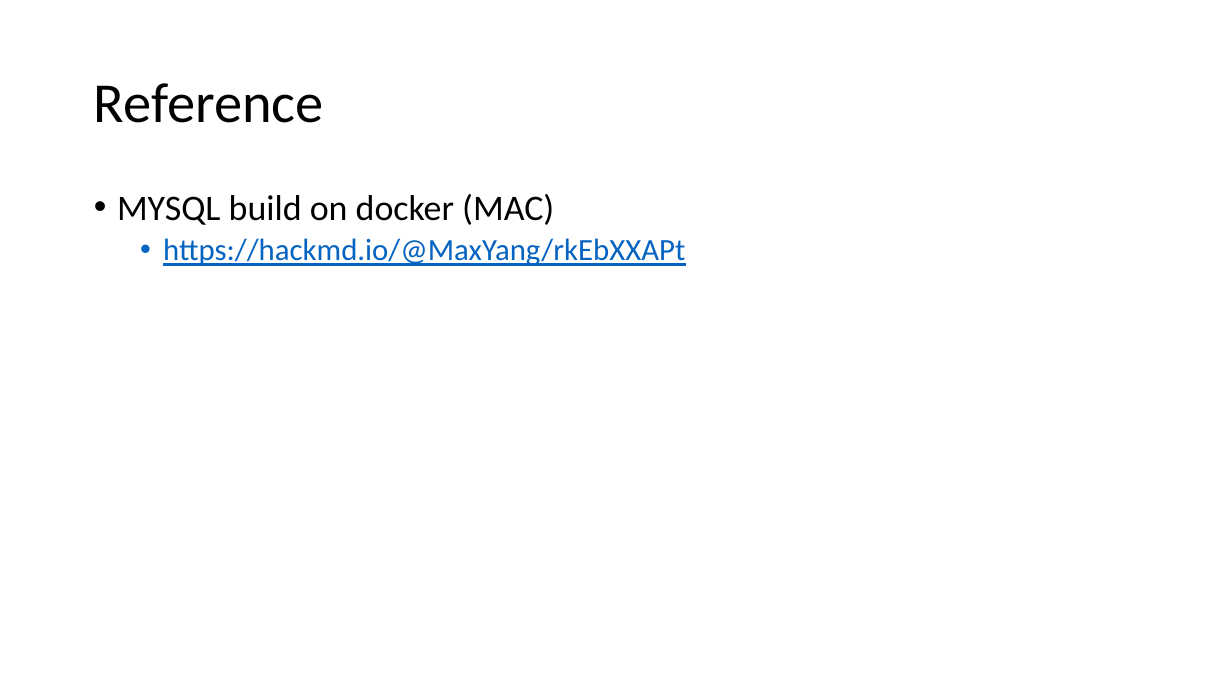
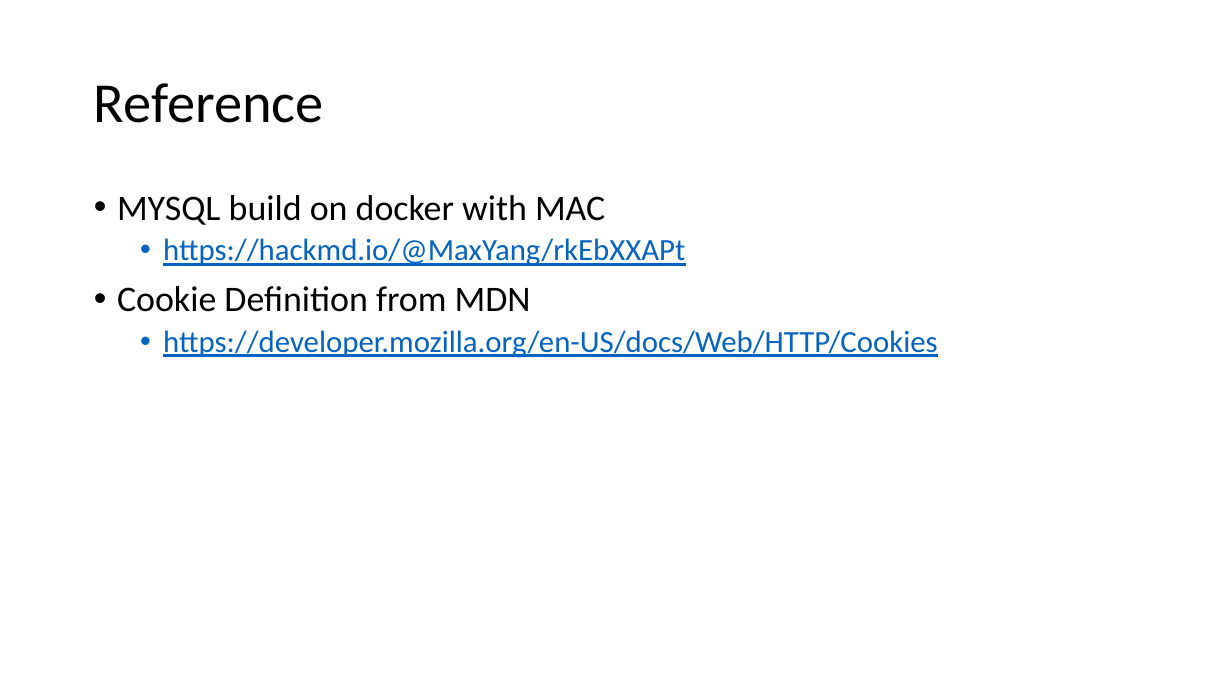
Before and after one commit to ariel055132/Spring, a slide deck: slide 14 of simpleLogin/SpringBoot用戶註冊登入功能.pptx (slide 13 before the commit). Drawn at 1232x693 pixels with LibreOffice and Linux fonts; fonts in the diff are those of the drawing. Boxes give left, top, right and bottom in pixels: in the first picture for what was removed or moved away, otherwise in the second. Text is boxed around its words. In the diff, an @@ line names an element or a change of style, - is before the commit and + after.

```diff
--- a/simpleLogin/SpringBoot用戶註冊登入功能.pptx
+++ b/simpleLogin/SpringBoot用戶註冊登入功能.pptx
@@ text at bbox=[117, 195, 605, 225]: text changed @@
-• MYSQL build on docker (MAC)
+• MYSQL build on docker with MAC
@@ text at bbox=[117, 286, 938, 358]: paragraphs added @@
+• Cookie Definition from MDN
+  • https://developer.mozilla.org/en-US/docs/Web/HTTP/Cookies
```
Also in this commit, not shown: 8 other slides changed, 1 slide added.
